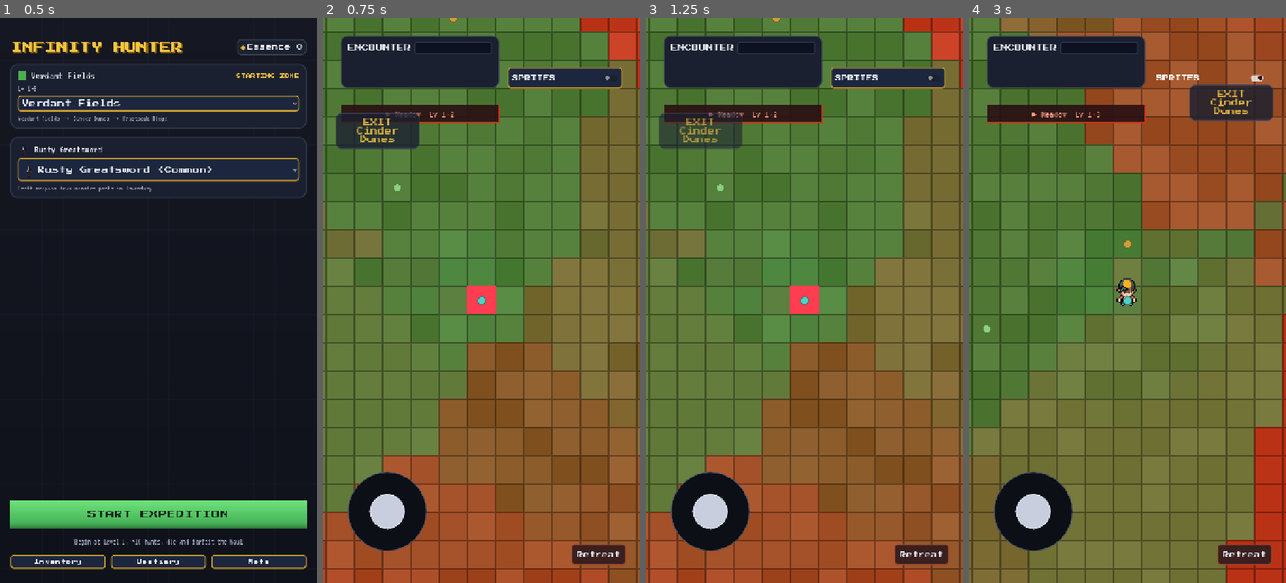
Above: before the commit, frames 1-4 (left to right).
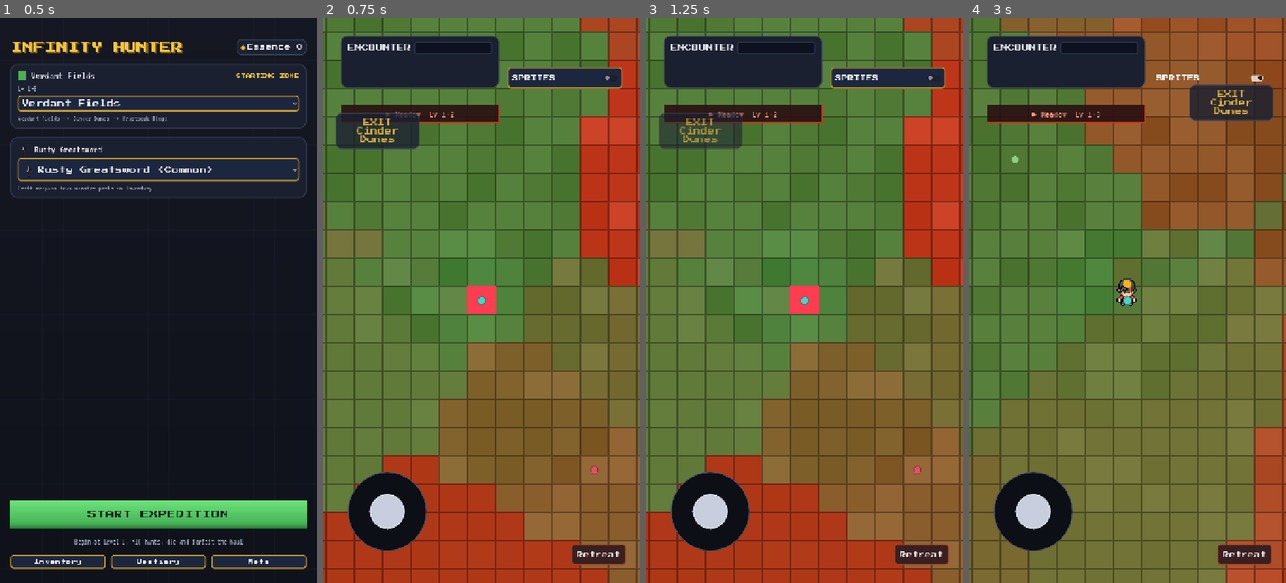
Above: after the commit, the same moments.

Repository: taigamura/infinity-hunter
Game: Godot game, scene res://src/ui/launch/launch_screen.tscn
The game is run twice, just before and just after one commit, with the same random seed, the same clock (stepped at 60 frames per second) and the same inputs.
Inputs:
- Up to frame 1 (0.5 s): no input
- Up to frame 2 (0.75 s): click "START EXPEDITION" at 0.5 s
- Up to frame 3 (1.25 s): no input
- Up to frame 4 (3 s): click "Retreat" at 1.25 s; click "START EXPEDITION" at 2 s; click "SPRITES" at 2.75 s

Frame 1 is identical in both runs. In frame 2, 13% of the frame differs, in the area x 0-100%, y 0-100%; in frame 3, 13%; in frame 4, 3.6%.

Commit message:
SectionLayout: off-path spike sections + apex stat-wall species pool (#40)
Flags 1-2 off-path fill sections per map as is_spike, with a recommended
level well above the zone's band and level_max opened up to a large
sentinel. This reuses EncounterSystem.pick_monster's existing level-window
filter unchanged: spike sections naturally select apex monsters (e.g.
voidmaw_devourer) instead of normal zone species, while normal sections are
unaffected. Adds a second apex, cinder_wyrm_matriarch, for cinder_dunes.

Diff:
--- /dev/null
+++ b/data/monsters/cinder_wyrm_matriarch.json
@@ -0,0 +1,16 @@
+{
+  "id": "cinder_wyrm_matriarch",
+  "name": "Cinder Wyrm Matriarch",
+  "level": 8888888888,
+  "element": "fire",
+  "base_hp": 888888888888,
+  "base_attack": 888888888,
+  "xp_reward": 888888888888,
+  "zone_id": "cinder_dunes",
+  "parts": ["maw"],
+  "capturable": false,
+  "capture_hp_threshold": 0.0,
+  "drop_table": [
+    {"material_id": "void_essence", "weight": 100, "part": "maw", "guaranteed_on_break": true}
+  ]
+}
--- a/data/zones/cinder_dunes.json
+++ b/data/zones/cinder_dunes.json
@@ -3,7 +3,7 @@
   "name": "Cinder Dunes",
   "min_level": 8,
   "max_level": 25,
-  "monster_ids": ["ember_wolf", "sand_scorpion", "magma_golem"],
+  "monster_ids": ["ember_wolf", "sand_scorpion", "magma_golem", "cinder_wyrm_matriarch"],
   "connections": ["frostpeak_ridge"],
   "palette": ["#D9A066", "#B8542A", "#FF5722"],
   "band_names": ["Dunes", "Ashflats", "Emberfield", "Magma Rim"]
--- a/src/systems/section_layout.gd
+++ b/src/systems/section_layout.gd
@@ -21,6 +21,22 @@
 const MIN_FILL_SECTIONS := 5
 const MAX_FILL_SECTIONS := 10
 
+# Off-path spike sections (PRD issue #40): a bounded 1-2 fill sections per map
+# roll a recommended level far above the zone's band and are flagged
+# `is_spike`, so EncounterSystem.pick_monster's existing level-window filter
+# selects from the apex pool (e.g. voidmaw_devourer) instead of normal zone
+# species. `SPIKE_LEVEL_MULTIPLIER` sets how far "well above" means, scaled by
+# the zone's own level span so it holds for both tiny (verdant_fields) and
+# wide (frostpeak_ridge) spans; the band's upper bound is left open (up to
+# SPIKE_LEVEL_MAX_SENTINEL) so any absurdly-leveled apex monster is caught
+# regardless of its exact value.
+const MIN_SPIKE_SECTIONS := 1
+const MAX_SPIKE_SECTIONS := 2
+const SPIKE_LEVEL_MULTIPLIER := 10.0
+# Finite (not INF) so UI level-range labels stay printable; still far above
+# any realistically-authored apex monster level.
+const SPIKE_LEVEL_MAX_SENTINEL := 1_000_000_000_000.0
+
 # Bounded retries when hunting for a free fill-seed cell, so a pathological
 # map size can never hang generation (same precedent as PoiLayout).
 const MAX_PLACEMENT_ATTEMPTS := 300
@@ -73,8 +89,9 @@
 #   "path_cells": Array[Vector2i]  (ordered camp -> portal, for trail render),
 #   "ring_count": int,
 #   "path_section_ids": Array[int] (ascending by ring/level, index == ring),
-#   "fill_sections": Array[{"id": int, "seed": Vector2i, "level": float}],
-#   "params": Dictionary  (section id -> {level_min, level_max, gauge_rate}),
+#   "fill_sections": Array[{"id": int, "seed": Vector2i, "level": float, "is_spike": bool}],
+#   "spike_section_ids": Array[int]  (1-2 off-path fill sections, apex encounters),
+#   "params": Dictionary  (section id -> {level_min, level_max, gauge_rate, is_spike}),
 #   "section_ids": Array[int]  (every section id, ascending by level),
 # }
 static func generate(map_cols: int, map_rows: int, min_level: float, max_level: float, rng: RandomNumberGenerator) -> Dictionary:
@@ -113,8 +130,21 @@
 		var level := clampf(base_level + rng.randf_range(-jitter, jitter), min_level, max_level)
 		var section_id := next_id
 		next_id += 1
-		fill_sections.append({"id": section_id, "seed": seed_cell, "level": level})
+		fill_sections.append({"id": section_id, "seed": seed_cell, "level": level, "is_spike": false})
 		params[section_id] = _section_params(level, level_span, ring_count)
+
+	var spike_section_ids := _pick_spike_section_ids(rng, fill_sections)
+	var spike_set := {}
+	for spike_id in spike_section_ids:
+		spike_set[spike_id] = true
+	var spike_offset := maxf(level_span, 1.0) * SPIKE_LEVEL_MULTIPLIER
+	var spike_level := max_level + spike_offset
+	for fill in fill_sections:
+		if not spike_set.has(fill["id"]):
+			continue
+		fill["is_spike"] = true
+		fill["level"] = spike_level
+		params[fill["id"]] = _section_params(spike_level, level_span, ring_count, true)
 
 	var section_ids: Array = path_section_ids.duplicate()
 	for fill in fill_sections:
@@ -129,6 +159,7 @@
 		"ring_count": ring_count,
 		"path_section_ids": path_section_ids,
 		"fill_sections": fill_sections,
+		"spike_section_ids": spike_section_ids,
 		"params": params,
 		"section_ids": section_ids,
 	}
@@ -169,16 +200,41 @@
 
 # level_min/level_max/gauge_rate for a section rolled at `level`. Spread is a
 # ring-width's worth of levels either side (bounded to at least 1) so bands
-# overlap gently like the old hand-authored tier tables did.
-static func _section_params(level: float, level_span: float, ring_count: int) -> Dictionary:
+# overlap gently like the old hand-authored tier tables did. A spike section
+# (`is_spike`) opens level_max up to SPIKE_LEVEL_MAX_SENTINEL instead of a
+# narrow band, so EncounterSystem.pick_monster's level-window filter catches
+# an apex monster regardless of how absurdly high its authored level is.
+static func _section_params(level: float, level_span: float, ring_count: int, is_spike: bool = false) -> Dictionary:
 	var spread := maxf(1.0, level_span / float(maxi(ring_count, 1)))
 	var level_min := maxf(1.0, level - spread / 2.0)
 	var level_max := level_min + spread
+	if is_spike:
+		level_max = SPIKE_LEVEL_MAX_SENTINEL
 	return {
 		"level_min": level_min,
 		"level_max": level_max,
 		"gauge_rate": BASE_GAUGE_RATE + level * GAUGE_RATE_PER_LEVEL,
+		"is_spike": is_spike,
 	}
+
+# Bounded 1-2 fill sections (never more than exist) chosen as off-path
+# spikes, picked without replacement via a seeded Fisher-Yates shuffle so
+# results stay deterministic for a fixed rng. Returns an Array[int] of the
+# chosen sections' ids, empty when there are no fill sections at all.
+static func _pick_spike_section_ids(rng: RandomNumberGenerator, fill_sections: Array) -> Array:
+	if fill_sections.is_empty():
+		return []
+	var spike_count := clampi(rng.randi_range(MIN_SPIKE_SECTIONS, MAX_SPIKE_SECTIONS), 1, fill_sections.size())
+	var indices: Array = range(fill_sections.size())
+	for i in range(indices.size() - 1, 0, -1):
+		var j := rng.randi_range(0, i)
+		var tmp = indices[i]
+		indices[i] = indices[j]
+		indices[j] = tmp
+	var chosen: Array = []
+	for k in range(spike_count):
+		chosen.append(fill_sections[indices[k]]["id"])
+	return chosen
 
 # Random-samples cells until one is free of `occupied`, or gives up after
 # MAX_PLACEMENT_ATTEMPTS and returns the (-1, -1) sentinel for "couldn't
--- a/tests/unit/test_encounter_system.gd
+++ b/tests/unit/test_encounter_system.gd
@@ -102,3 +102,14 @@
 	var tier := {"level_min": 1, "level_max": 5}
 	var monster_id := EncounterSystem.pick_monster(_verdant, tier, {}, _rng(1))
 	assert_eq(monster_id, "")
+
+# A spike section's tier_params (SectionLayout.generate) opens a level window
+# far above the zone's normal band, up to SPIKE_LEVEL_MAX_SENTINEL. The
+# existing level-window filter should select only the apex pool (here,
+# voidmaw_devourer, the reference apex already listed in verdant_fields'
+# monster_ids) — normal zone species never qualify for a spike-shaped band.
+func test_pick_monster_selects_the_apex_pool_for_a_spike_shaped_band() -> void:
+	var spike_tier := {"level_min": 1000.0, "level_max": 1_000_000_000_000.0, "is_spike": true}
+	for s in range(20):
+		var monster_id := EncounterSystem.pick_monster(_verdant, spike_tier, _monster_defs, _rng(s))
+		assert_eq(monster_id, "voidmaw_devourer", "spike band should only ever select the apex monster")
--- a/tests/unit/test_section_layout.gd
+++ b/tests/unit/test_section_layout.gd
@@ -112,6 +112,36 @@
 	assert_eq(layout_a["path_cells"], layout_b["path_cells"])
 	assert_eq(layout_a["section_ids"], layout_b["section_ids"])
 
+func test_spike_section_count_is_bounded() -> void:
+	var layout := _generate(11)
+	var spike_ids: Array = layout["spike_section_ids"]
+	assert_true(spike_ids.size() >= 1 and spike_ids.size() <= 2, "spike count should be 1-2 per map")
+
+func test_spike_sections_are_off_path_fill_sections() -> void:
+	var layout := _generate(11)
+	var spike_ids: Array = layout["spike_section_ids"]
+	var path_section_ids: Array = layout["path_section_ids"]
+	for spike_id in spike_ids:
+		assert_false(path_section_ids.has(spike_id), "a spike must be an off-path fill section, not a ring")
+
+func test_spike_recommended_level_is_well_above_the_zone_band() -> void:
+	var layout := _generate(11)
+	var params: Dictionary = layout["params"]
+	var spike_ids: Array = layout["spike_section_ids"]
+	assert_true(spike_ids.size() > 0, "expected at least one spike section")
+	for spike_id in spike_ids:
+		assert_true(params[spike_id]["level_min"] > MAX_LEVEL, "spike level_min must exceed the zone's max_level")
+		assert_true(params[spike_id]["is_spike"], "spike section params must be flagged is_spike")
+
+func test_non_spike_sections_are_not_flagged() -> void:
+	var layout := _generate(11)
+	var params: Dictionary = layout["params"]
+	var spike_ids: Array = layout["spike_section_ids"]
+	for section_id in layout["section_ids"]:
+		if spike_ids.has(section_id):
+			continue
+		assert_false(params[section_id]["is_spike"], "non-spike section must not be flagged is_spike")
+
 func test_degenerate_tiny_map_never_hangs() -> void:
 	var rng := RandomNumberGenerator.new()
 	rng.seed = 1
Not shown, changed: .ralph/fix_plan.md
